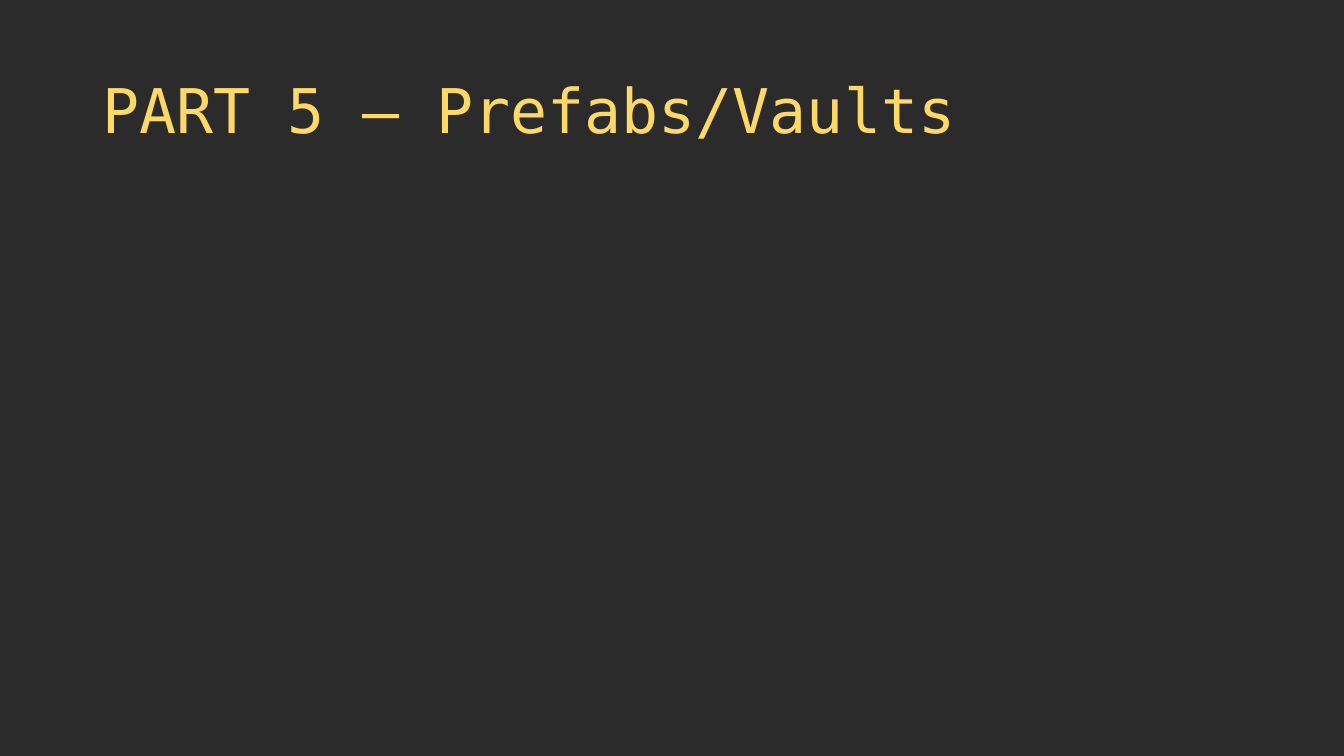
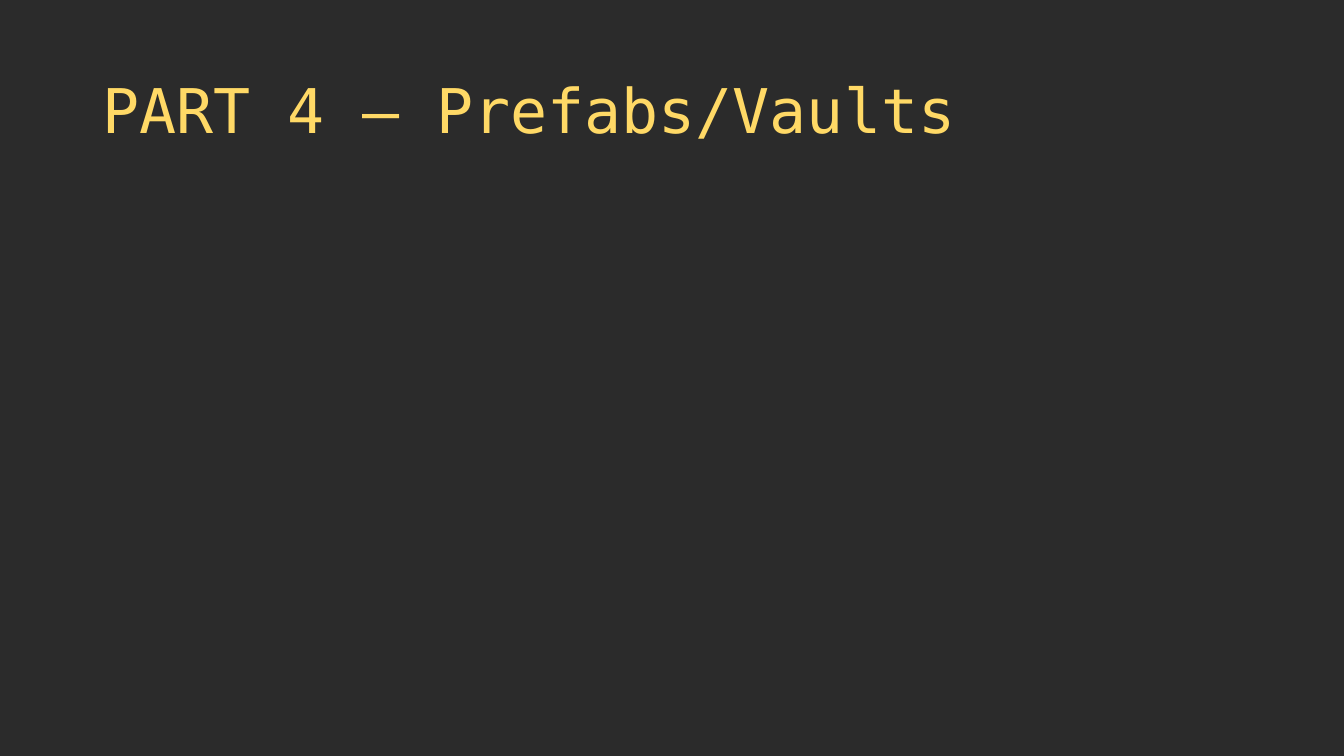
Before and after one commit to thebracket/roguelike-celebration-2020, a slide deck: slide 37 of Procedural Map Generation Techniques.pptx (slide 40 before the commit). Drawn at 1344x756 pixels with LibreOffice and Linux fonts; fonts in the diff are those of the drawing; background and template pictures are left out; a plain dark background stands for a picture behind light text. Boxes give left, top, right and bottom in pixels: in the first picture for what was removed or moved away, otherwise in the second. Text is boxed around its words. In the diff, an @@ line names an element or a change of style, - is before the commit and + after.

```diff
--- a/Procedural Map Generation Techniques.pptx
+++ b/Procedural Map Generation Techniques.pptx
@@ title at box(102, 86, 955, 139): text changed @@
-PART 5 – Prefabs/Vaults
+PART 4 – Prefabs/Vaults
```
Also in this commit, not shown: 3 other slides changed, 1 slide added, 5 slides removed.
